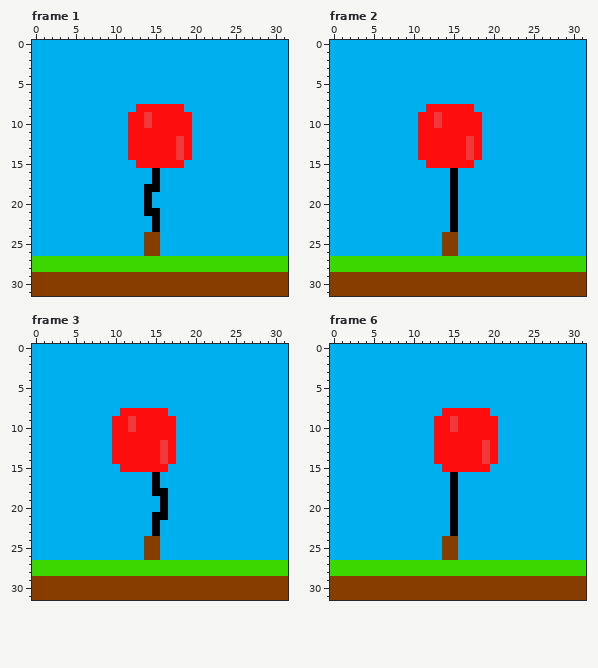
Two states of a animated GIF sprite, public/animations/id_4.gif. That is the earlier state.
The file is 512x512 pixels, drawn in blocks of 16x16; one block is one cell here. Shown: frame 1, frame 2, frame 3, frame 6. The commit also changed other frames, which this record leaves out.
After the commit:
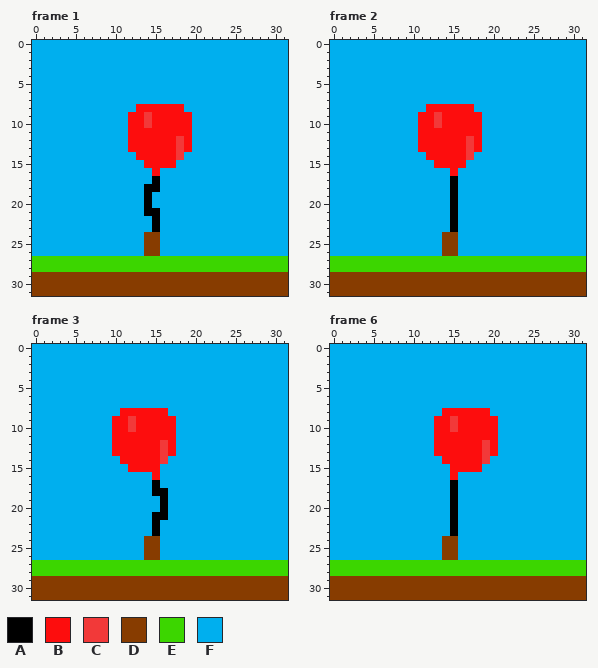
Palette (. is transparent): A #000000  B #fd0d0d  C #f23939  D #873c00  E #3cd600  F #00afee
Commit: Make balloon cooler Epic balloon is cool.
Changes in this commit:
Frame 1:
y 14: x 12 B -> F; x 19 B -> F
y 15: x 13 B -> F; x 18 B -> F
y 16: x 15 A -> B
Frame 2:
y 14: x 11 B -> F; x 18 B -> F
y 15: x 12 B -> F; x 17 B -> F
y 16: x 15 A -> B
Frame 3:
y 14: x 10 B -> F; x 17 B -> F
y 15: x 11 B -> F; x 16 B -> F
y 16: x 15 A -> B
Frame 6:
y 14: x 13 B -> F; x 20 B -> F
y 15: x 14 B -> F; x 19 B -> F
y 16: x 15 A -> B
